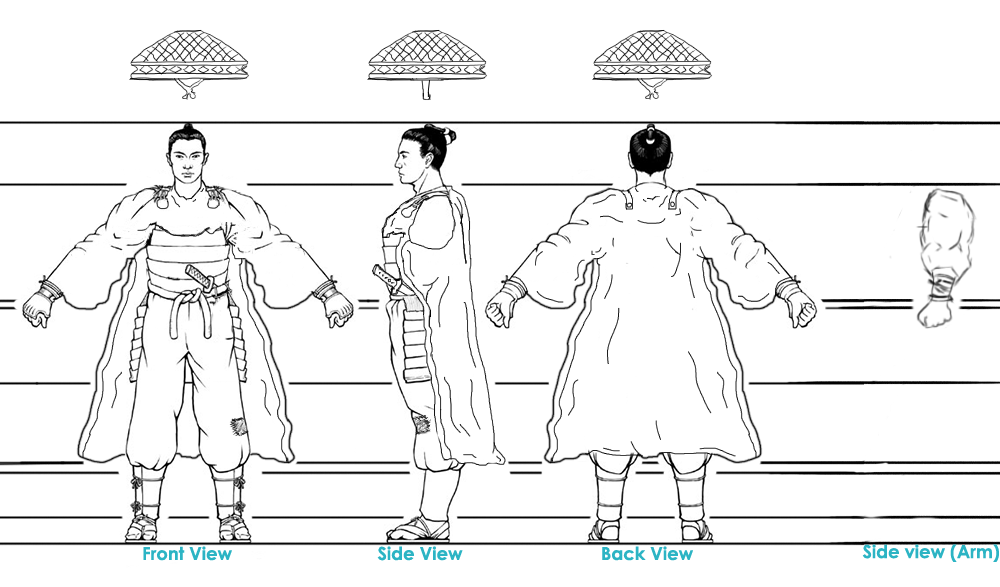
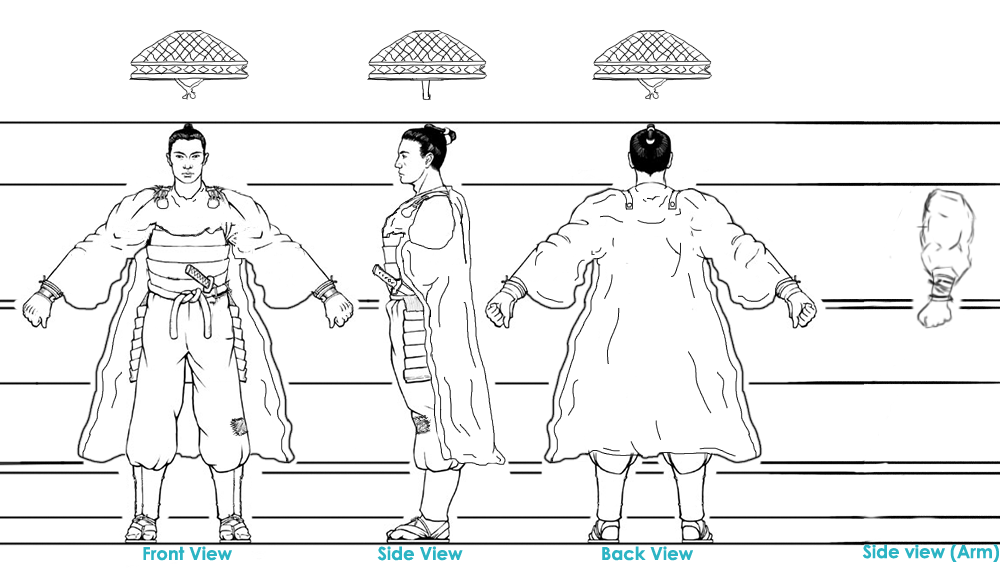
Before/after of a 1000px x 587px layered artwork. What changed in the layer stack:
added layer "Layer 18" above "SamModelCopy" over <box>337,301,349,314</box>
painted on "SamModelCopy" over <box>24,303,710,517</box>
painted on "BG" over <box>24,310,34,320</box>
